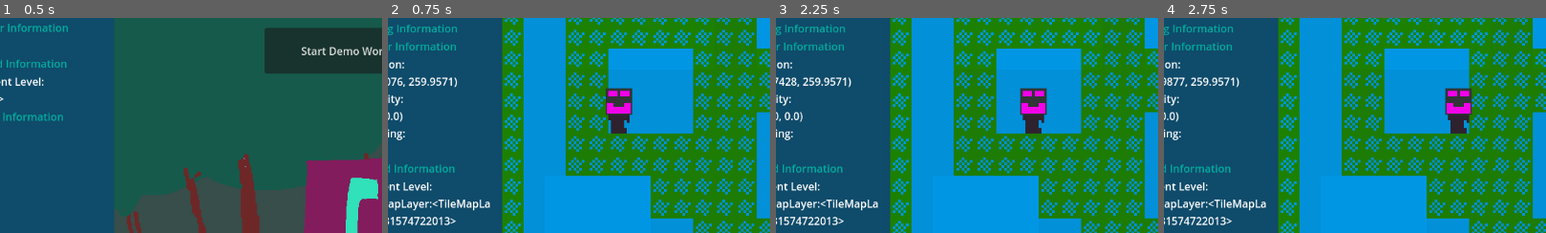
Above: before the commit, frames 1-4 (left to right).
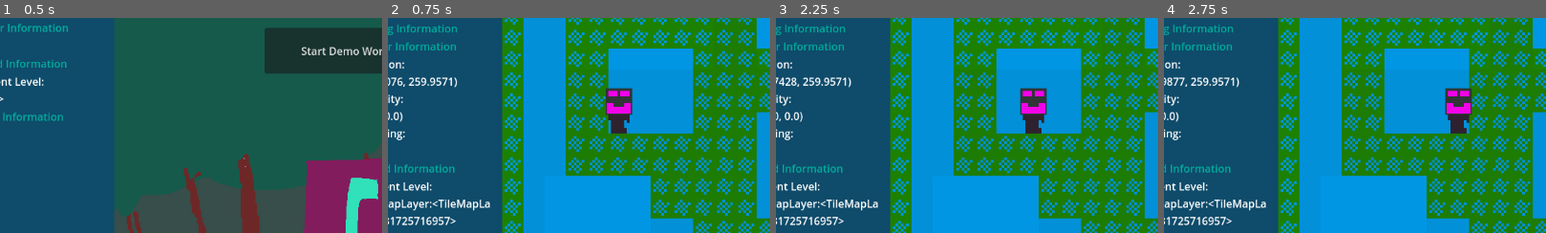
Above: after the commit, the same moments.

Repository: MightyLuu/rotatethatmaskinthejunglegame
Game: Godot game, scene res://assets/game_scene.tscn
The game is run twice, just before and just after one commit, with the same random seed, the same clock (stepped at 60 frames per second) and the same inputs.
Inputs:
- Up to frame 1 (0.5 s): no input
- Up to frame 2 (0.75 s): click "Start Demo World" at 0.5 s
- Up to frame 3 (2.25 s): click "Menu" at 1.25 s; hold D (move_right) from 2.03 s (still down)
- Up to frame 4 (2.75 s): keep holding D (move_right)
The pictures show only the part of the screen within x 4-54%, y 18-68%; the shares and areas given below are measured in that part.

Frame 1 is identical in both runs. In frame 2, 0.3% of the frame differs, in the area x 2-17%, y 92-97%; in frame 3, 0.3%; in frame 4, 0.3%.

Commit message:
cap max fall speed

Diff:
--- a/assets/character/player.gd
+++ b/assets/character/player.gd
@@ -6,6 +6,7 @@
 const JUMP_FORCE = -420.0
 const JUMP_HOLD_FORCE := -690.0
 const JUMP_HOLD_TIME := 0.69
+const MAX_FALL_SPEED := 600
 
 var jump_time := 0.0
 var is_jumping := false
@@ -52,6 +53,8 @@
 	else:
 		velocity.x = 0
 
+	velocity.y = min(velocity.y, MAX_FALL_SPEED)
+
 	if is_jumping:
 		jump_time += delta
 		if jump_time < JUMP_HOLD_TIME and Input.is_action_pressed("jump"):
